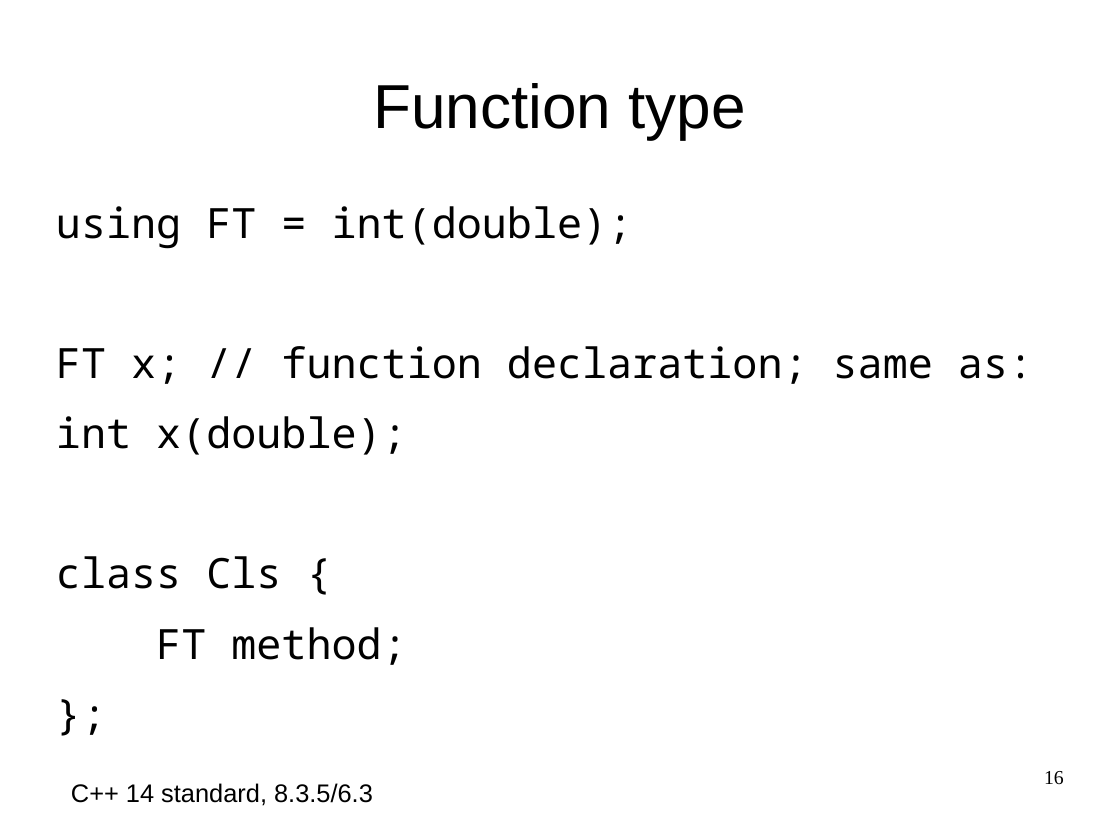
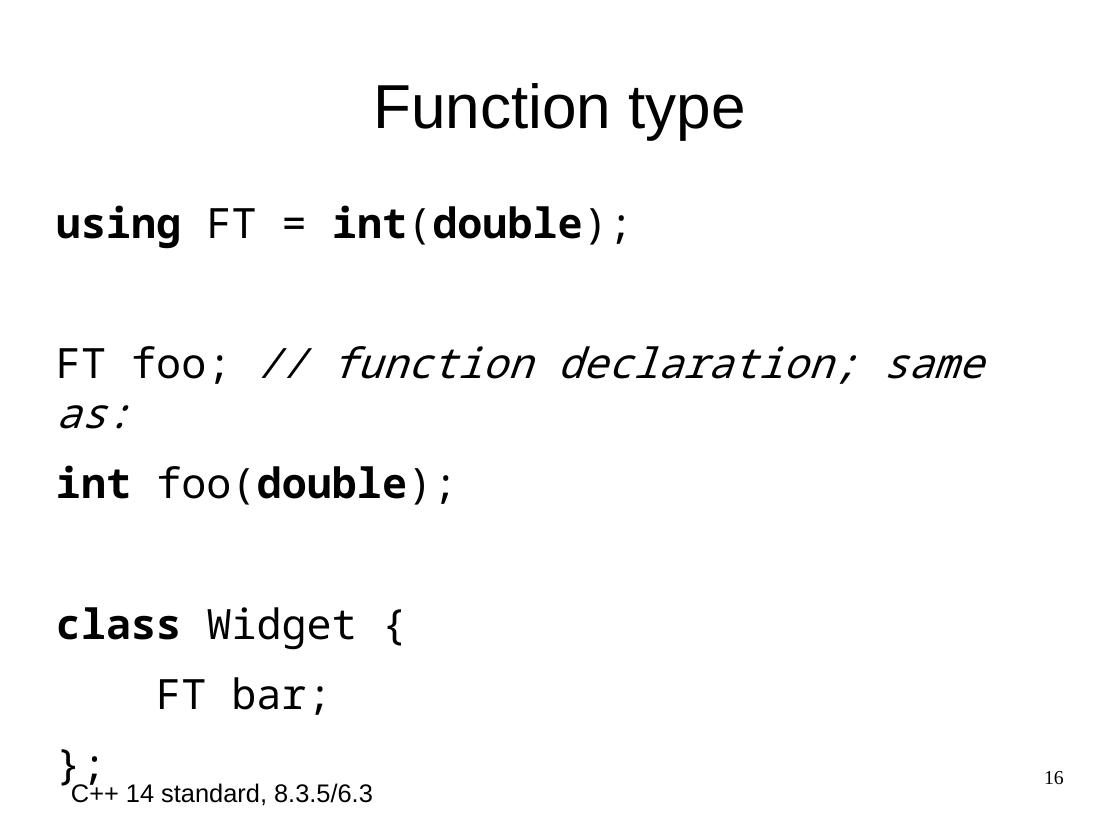
Before and after one commit to maciekgajewski/demystifying_std_function, a slide deck: slide 16 of demystifying-std-function.odp. Drawn at 1120x840 pixels with LibreOffice and Linux fonts; fonts in the diff are those of the drawing. Boxes give left, top, right and bottom in pixels: in the first picture for what was removed or moved away, otherwise in the second. Text is boxed around its words. In the diff, an @@ line names an element or a change of style, - is before the commit and + after.

```diff
--- a/demystifying-std-function.odp
+++ b/demystifying-std-function.odp
@@ text at (56, 205, 633, 249): bold on in "using int(double);" @@
@@ text at (56, 346, 983, 715): text changed @@
-FT x; // function declaration; same as:
-int x(double);
-class Cls {
-FT method;
+FT foo; // function declaration; same as:
+int foo(double);
+class Widget {
+FT bar;
```
Also in this commit, not shown: 22 other slides changed.
